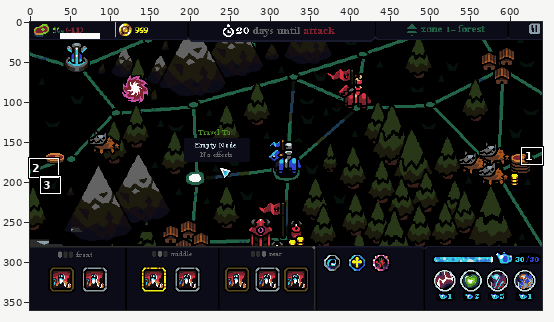
Two versions of one pixel-art file, assets/sprites/mockups/armyrogue_mockup.aseprite. The first picture is a wide view before the edit; the outline marks the close-up.
Close-up. Earlier state:
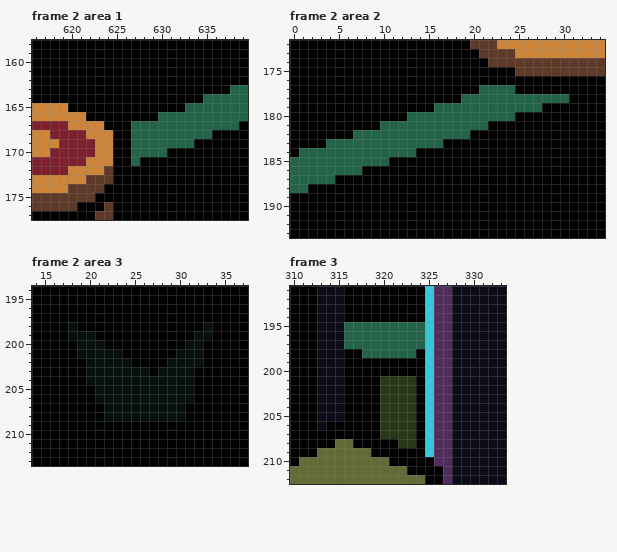
640x360 pixels, 10 frames. Colours within 5 levels of each other are drawn and written as one. Shown: frame 2 area 1: x 616..639, y 158..177; frame 2 area 2: x 0..34, y 172..193; frame 2 area 3: x 14..37, y 194..213; frame 3: x 310..333, y 191..212. The commit also changed other frames or places, which this record leaves out.
Once edited:
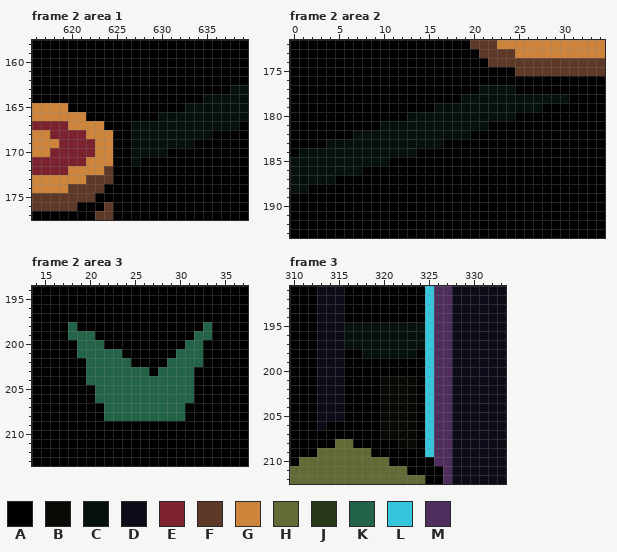
Palette (. is transparent): A #000000  B #070904  C #06110c  D #0c0c19  E #7c222e  F #5f3927  G #cd853b  H #646a35  J #273718  K #236449  L #36c7de  M #4f2d5d
Change:
layer "Layer 2" opacity 15% -> 100%
layer "Layer 4" opacity 100% -> 17%
--- frame 2 area 1
@@ x 625..639 @@
 162 AAAAAAAAAAAAAAA
-163 AAAAAAAAAAAAAKK
-164 AAAAAAAAAAKKKKK
-165 AAAAAAAAKKKKKKK
-166 AAAAAKKKKKKKKKK
-167 AAKKKKKKKKKKKKA
-168 AAKKKKKKKKKAAAA
-169 AAKKKKKKKAAAAAA
-170 AAKKKKAAAAAAAAA
-171 AAKAAAAAAAAAAAA
+163 AAAAAAAAAAAAACC
+164 AAAAAAAAAACCCCC
+165 AAAAAAAACCCCCCC
+166 AAAAACCCCCCCCCC
+167 AACCCCCCCCCCCCA
+168 AACCCCCCCCCAAAA
+169 AACCCCCCCAAAAAA
+170 AACCCCAAAAAAAAA
+171 AACAAAAAAAAAAAA
 172 AAAAAAAAAAAAAAA
--- frame 2 area 2
@@ x 0..34 @@
 176 AAAAAAAAAAAAAAAAAAAAAAAAAAAAAAAAAAA
-177 AAAAAAAAAAAAAAAAAAAAAKKKKAAAAAAAAAA
-178 AAAAAAAAAAAAAAAAAAAKKKKKKKKKKKKAAAA
-179 AAAAAAAAAAAAAAAAKKKKKKKKKKKKAAAAAAA
-180 AAAAAAAAAAAAAKKKKKKKKKKKKAAAAAAAAAA
-181 AAAAAAAAAAKKKKKKKKKKKKAAAAAAAAAAAAA
-182 AAAAAAAKKKKKKKKKKKKKAAAAAAAAAAAAAAA
-183 AAAAKKKKKKKKKKKKKAAAAAAAAAAAAAAAAAA
-184 AKKKKKKKKKKKKKAAAAAAAAAAAAAAAAAAAAA
-185 KKKKKKKKKKKAAAAAAAAAAAAAAAAAAAAAAAA
-186 KKKKKKKKAAAAAAAAAAAAAAAAAAAAAAAAAAA
-187 KKKKKAAAAAAAAAAAAAAAAAAAAAAAAAAAAAA
-188 KKAAAAAAAAAAAAAAAAAAAAAAAAAAAAAAAAA
+177 AAAAAAAAAAAAAAAAAAAAACCCCAAAAAAAAAA
+178 AAAAAAAAAAAAAAAAAAACCCCCCCCCCCCAAAA
+179 AAAAAAAAAAAAAAAACCCCCCCCCCCCAAAAAAA
+180 AAAAAAAAAAAAACCCCCCCCCCCCAAAAAAAAAA
+181 AAAAAAAAAACCCCCCCCCCCCAAAAAAAAAAAAA
+182 AAAAAAACCCCCCCCCCCCCAAAAAAAAAAAAAAA
+183 AAAACCCCCCCCCCCCCAAAAAAAAAAAAAAAAAA
+184 ACCCCCCCCCCCCCAAAAAAAAAAAAAAAAAAAAA
+185 CCCCCCCCCCCAAAAAAAAAAAAAAAAAAAAAAAA
+186 CCCCCCCCAAAAAAAAAAAAAAAAAAAAAAAAAAA
+187 CCCCCAAAAAAAAAAAAAAAAAAAAAAAAAAAAAA
+188 CCAAAAAAAAAAAAAAAAAAAAAAAAAAAAAAAAA
 189 AAAAAAAAAAAAAAAAAAAAAAAAAAAAAAAAAAA
--- frame 2 area 3
@@ x 14..37 @@
 197 AAAAAAAAAAAAAAAAAAAAAAAA
-198 AAAACAAAAAAAAAAAAAACAAAA
-199 AAAACCCAAAAAAAAAAACCAAAA
-200 AAAAACCCAAAAAAAAACCAAAAA
-201 AAAAACCCCCAAAAAACCCAAAAA
-202 AAAAAACCCCCAAAACCCCAAAAA
-203 AAAAAACCCCCCCACCCCAAAAAA
-204 AAAAAACCCCCCCCCCCCAAAAAA
-205 AAAAAAACCCCCCCCCCCAAAAAA
-206 AAAAAAACCCCCCCCCCCAAAAAA
-207 AAAAAAAACCCCCCCCCAAAAAAA
-208 AAAAAAAACCCCCCCCCAAAAAAA
+198 AAAAKAAAAAAAAAAAAAAKAAAA
+199 AAAAKKKAAAAAAAAAAAKKAAAA
+200 AAAAAKKKAAAAAAAAAKKAAAAA
+201 AAAAAKKKKKAAAAAAKKKAAAAA
+202 AAAAAAKKKKKAAAAKKKKAAAAA
+203 AAAAAAKKKKKKKAKKKKAAAAAA
+204 AAAAAAKKKKKKKKKKKKAAAAAA
+205 AAAAAAAKKKKKKKKKKKAAAAAA
+206 AAAAAAAKKKKKKKKKKKAAAAAA
+207 AAAAAAAAKKKKKKKKKAAAAAAA
+208 AAAAAAAAKKKKKKKKKAAAAAAA
 209 AAAAAAAAAAAAAAAAAAAAAAAA
--- frame 3
@@ x 314..326 @@
 194 DDAAAAAAAAALM
-195 DDKKKKKKKKKLM
-196 DDKKKKKKKKKLM
-197 DDKKKKKKKKKLM
-198 DDAAKKKKKKALM
+195 DDCCCCCCCCCLM
+196 DDCCCCCCCCCLM
+197 DDCCCCCCCCCLM
+198 DDAACCCCCCALM
 199 DDAAAAAAAAALM
 200 DDAAAAAAAAALM
-201 DDAAAAJJJJALM
-202 DDAAAAJJJJALM
-203 DDAAAAJJJJALM
-204 DDAAAAJJJJALM
-205 DDAAAAJJJJALM
-206 AAAAAAJJJJALM
-207 AAAAAAJJJJALM
-208 AHHAAAAAJJALM
+201 DDAAAABBBBALM
+202 DDAAAABBBBALM
+203 DDAAAABBBBALM
+204 DDAAAABBBBALM
+205 DDAAAABBBBALM
+206 AAAAAABBBBALM
+207 AAAAAABBBBALM
+208 AHHAAAAABBALM
 209 HHHHHAAAAAALM
Where, in picture pixels (left, top, right, bottom), the same in both close-ups:
changed: (131, 85, 248, 166)
changed: (290, 85, 569, 193)
changed: (68, 322, 212, 421)
changed: (344, 322, 425, 448)
